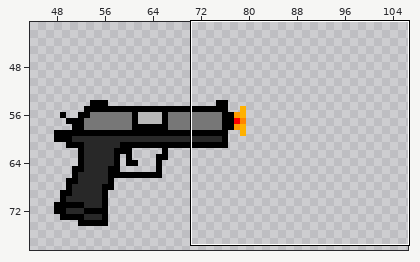
File history of a sprite sheet, Assets/Sprites/DefaultPistol_Fire.png. Above: a wide view before the commit, with the close-up outlined.
Close-up. Before:
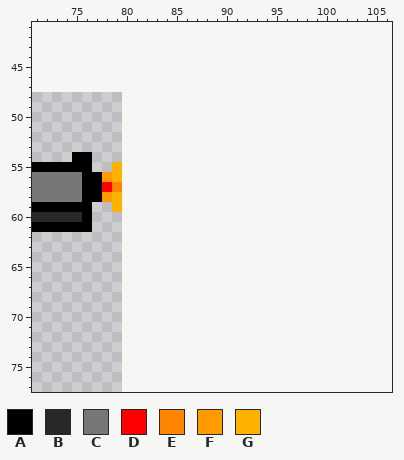
The file is 32x32 pixels. Shown: x 71..106, y 41..77. The old version is drawn lined up with the new one, on the new canvas. The wide view leaves out empty margins.
Palette (. is transparent): A #000000  B #282828  C #777777  D #ff0000  E #ff8500  F #ff9b00  G #ffb100
Pixels before, first column x 71:
54 ....AA...
55 AAAAAA..G
56 CCCCCAAFG
57 CCCCCAADE
58 CCCCCAAFG
59 AAAAAA..G
60 BBBBBA...
61 AAAAAA...
After:
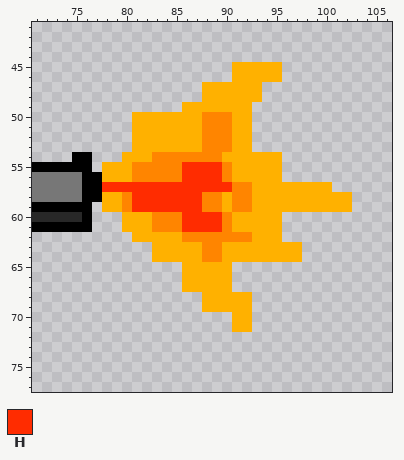
Colours new in this view: H #ff2c00
Difference:
canvas 32x32 -> 128x128, the old top-left corner now at 48,48
There is now colour E in rows 50 to 53 at x 88 to 90; in row 54 at x 83 to 89; in rows 55 to 56 at x 81 to 85 and 90; in row 57 at x 91 to 92; in rows 58 to 59 at x 80, 88 to 89 and 91 to 92; in rows 60 to 61 at x 83 to 85 and 90.
There is now colour E in row 62 at x 86 to 92; in rows 63 to 64 at x 88 to 89.
There is now colour G in rows 45 to 46 at x 91 to 95; in rows 47 to 48 at x 88 to 93; in row 49 at x 86 to 92; in rows 50 to 53 at x 81 to 87 and 91 to 92; in row 54 at x 80 to 82 and 90 to 95; in row 55 at x 78, 80 and 91 to 95.
There is now colour G in row 56 at x 80 and 91 to 95; in row 57 at x 93 to 100; in row 58 at x 90 and 93 to 102; in row 59 at x 78, 90 and 93 to 102; in rows 60 to 61 at x 80 to 82 and 91 to 95; in row 62 at x 81 to 85 and 93 to 95.
There is now colour G in rows 63 to 64 at x 83 to 87 and 90 to 97; in rows 65 to 67 at x 86 to 90; in rows 68 to 69 at x 88 to 92; in rows 70 to 71 at x 91 to 92.
The edit turns colour F into colour G in row 56 at x 78; in row 58 at x 78.
There is now colour H in rows 55 to 56 at x 86 to 89; in row 57 at x 80 to 90; in rows 58 to 59 at x 81 to 87; in rows 60 to 61 at x 86 to 89.
The edit turns colour D into colour H in row 57 at x 78.
The edit turns colour E into colour H in row 57 at x 79.
Pixel boxes of the changes (left, top, right, bottom) in both close-ups:
changed: (102, 62, 352, 332)
